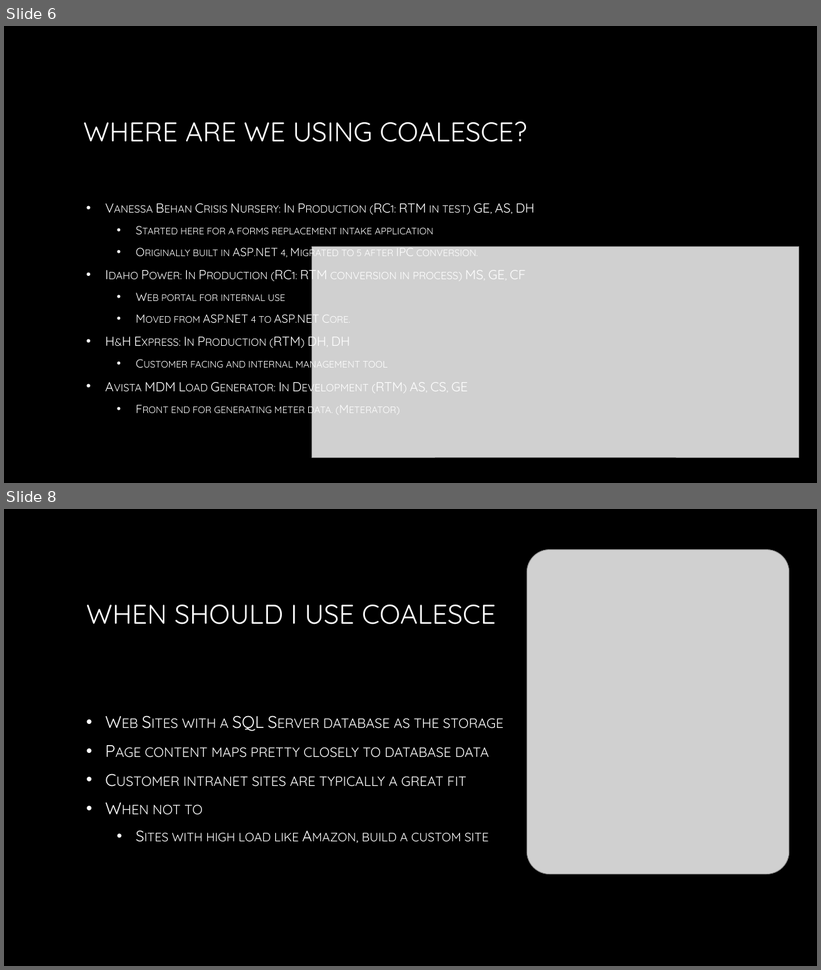
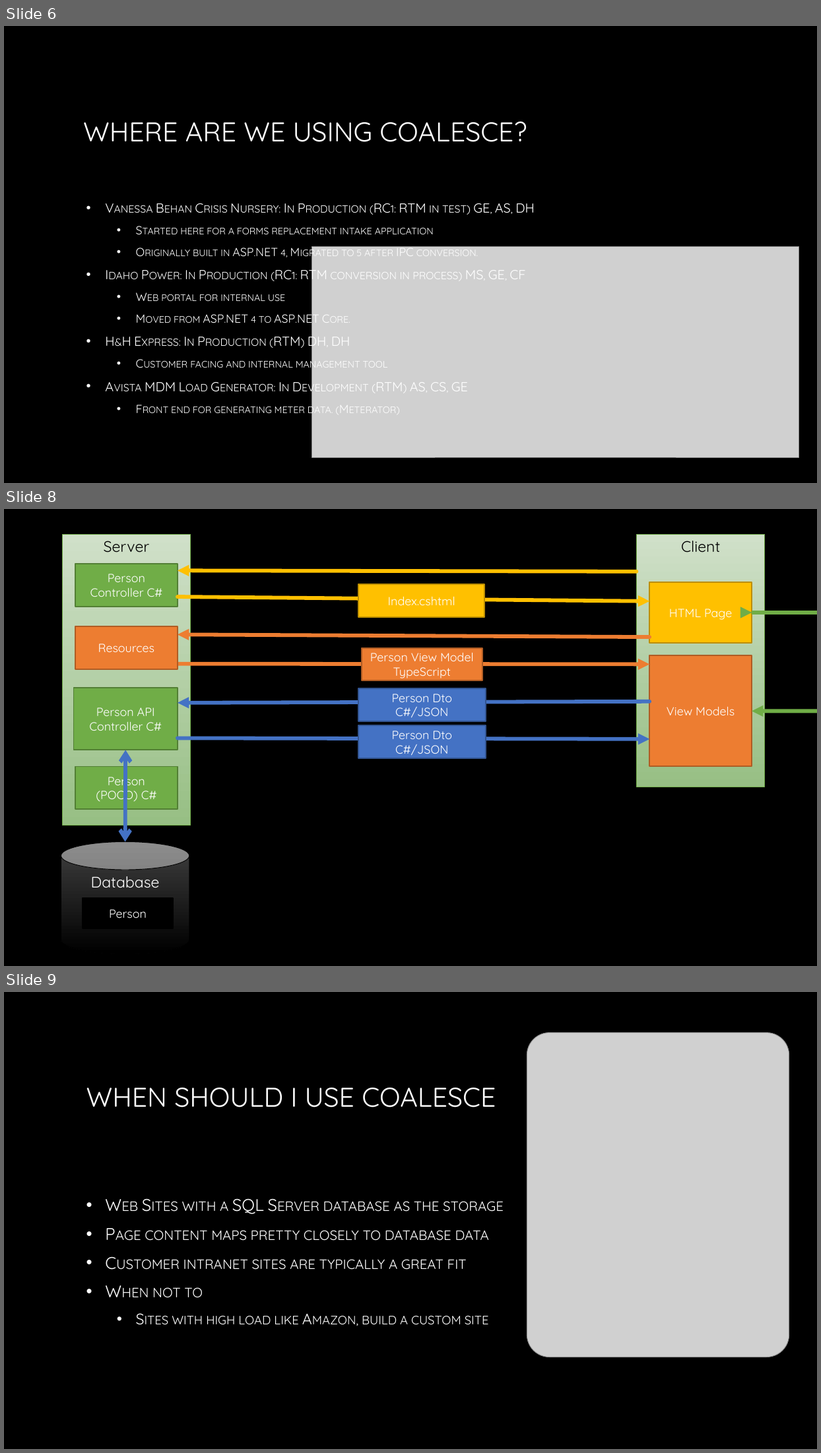
Before and after one commit to IntelliTect/Coalesce, a slide deck: Coalesce Diagrams.pptx. Shown one above the other, each under a label of ours: slides 6 and 8 before the commit, slides 6, 8 and 9 after it; the slides between them are not shown. The pictures are 821x970 and 821x1453 pixels, drawn with LibreOffice and Linux fonts; fonts in the diff are those of the drawing; grey boxes stand for pictures; background and template pictures are left out. Boxes give left, top, right and bottom in pixels: in the first picture for what was removed or moved away, otherwise in the second. Text is boxed around its words. In the diff, an @@ line names an element or a change of style, - is before the commit and + after.

```diff
--- a/Coalesce Diagrams.pptx
+++ b/Coalesce Diagrams.pptx
@@ slide 8 added at bbox=[4, 509, 817, 966], background picture (left out) @@
@@ rectangle added at bbox=[62, 534, 191, 826], fill gradient #D1E1CA to #98BF85, outline #70AD47 0.75 pt, 18 pt, text #000000 @@
+Server
@@ rectangle added at bbox=[636, 534, 765, 787], fill gradient #D1E1CA to #98BF85, outline #70AD47 0.75 pt, 18 pt, text #000000 @@
+Client
@@ rectangle added at bbox=[75, 564, 178, 607], fill #70AD47, outline #538035 1.5 pt, 14 pt, text #FFFFFF @@
+Person Controller C#
@@ arrow added from (636, 572) to (178, 570), #FFC000 4.5 pt @@
@@ rectangle added at bbox=[358, 585, 484, 617], fill #FFC000, outline #BD8E00 1.5 pt, 14 pt, text #FFFFFF @@
+Index.cshtml
@@ rectangle added at bbox=[650, 582, 752, 643], fill #FFC000, outline #BD8E00 1.5 pt, 14 pt, text #FFFFFF @@
+HTML Page
@@ arrow added from (178, 597) to (650, 601), #FFC000 4.5 pt @@
@@ rectangle added at bbox=[75, 626, 178, 669], fill #ED7D31, outline #AF5C24 1.5 pt, 14 pt, text #FFFFFF @@
+Resources
@@ curved double arrow added from (752, 712) to (752, 613), #70AD47 4.5 pt @@
@@ arrow added from (650, 637) to (178, 634), #ED7D31 4.5 pt @@
@@ arrow added from (178, 664) to (650, 665), #ED7D31 4.5 pt @@
@@ rectangle added at bbox=[362, 648, 483, 681], fill #ED7D31, outline #AF5C24 1.5 pt, 14 pt, text #FFFFFF @@
+Person View Model TypeScript
@@ rectangle added at bbox=[650, 656, 752, 767], fill #ED7D31, outline #AF5C24 1.5 pt, 14 pt, text #FFFFFF @@
+View Models
@@ rectangle added at bbox=[73, 688, 177, 750], fill #70AD47, outline #538035 1.5 pt, 14 pt, text #FFFFFF @@
+Person API Controller C#
@@ arrow added from (650, 702) to (178, 703), #4472C4 4.5 pt @@
@@ rectangle added at bbox=[358, 689, 485, 722], fill #4472C4, outline #325491 1.5 pt, 14 pt, text #FFFFFF @@
+Person Dto
+C#/JSON
@@ rectangle added at bbox=[358, 725, 485, 758], fill #4472C4, outline #325491 1.5 pt, 14 pt, text #FFFFFF @@
+Person Dto
+C#/JSON
@@ arrow added from (178, 739) to (650, 739), #4472C4 4.5 pt @@
@@ double arrow added from (125, 751) to (125, 842), #4472C4 4.5 pt @@
@@ rectangle added at bbox=[75, 767, 178, 810], fill #70AD47, outline #538035 1.5 pt, 14 pt, text #FFFFFF @@
+Person
+(POCO) C#
@@ cylinder added at bbox=[61, 842, 189, 955], fill gradient #414141 to #000000, outline #000000 0.75 pt, 18 pt, text #FFFFFF @@
+Database
@@ rectangle added at bbox=[83, 898, 173, 929], fill #000000, outline #000000 1.5 pt, 14 pt, text #FFFFFF @@
+Person
@@ what was slide 8 is now slide 9 @@
```
Also in this commit, not shown: 1 slide changed.
